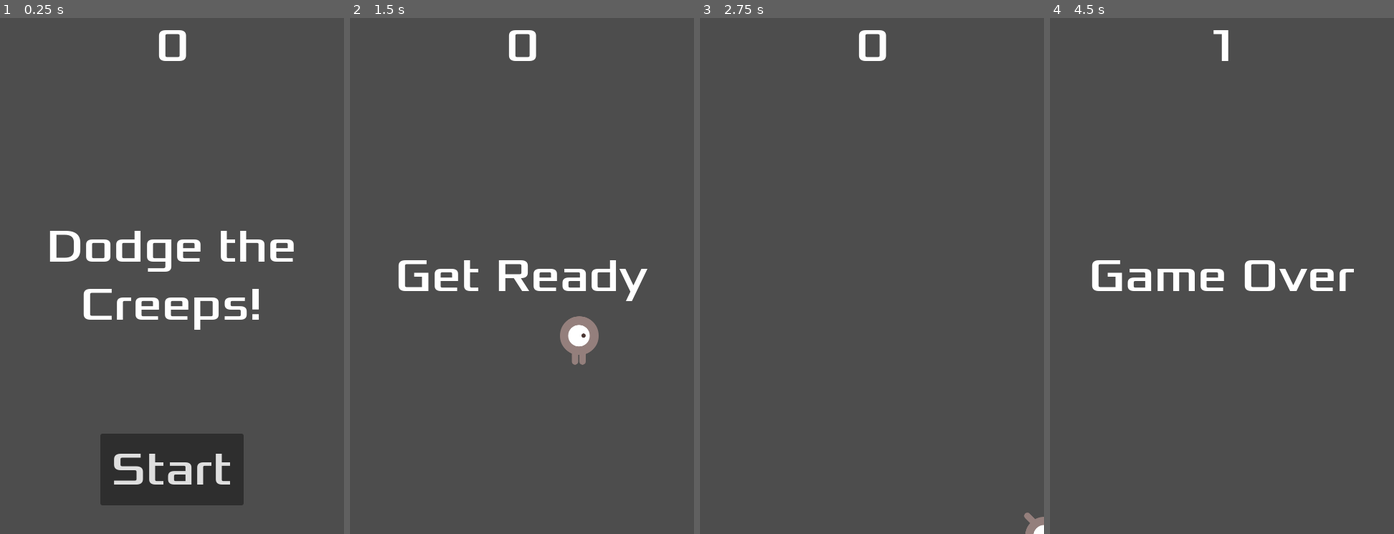
Above: before the commit, frames 1-4 (left to right).
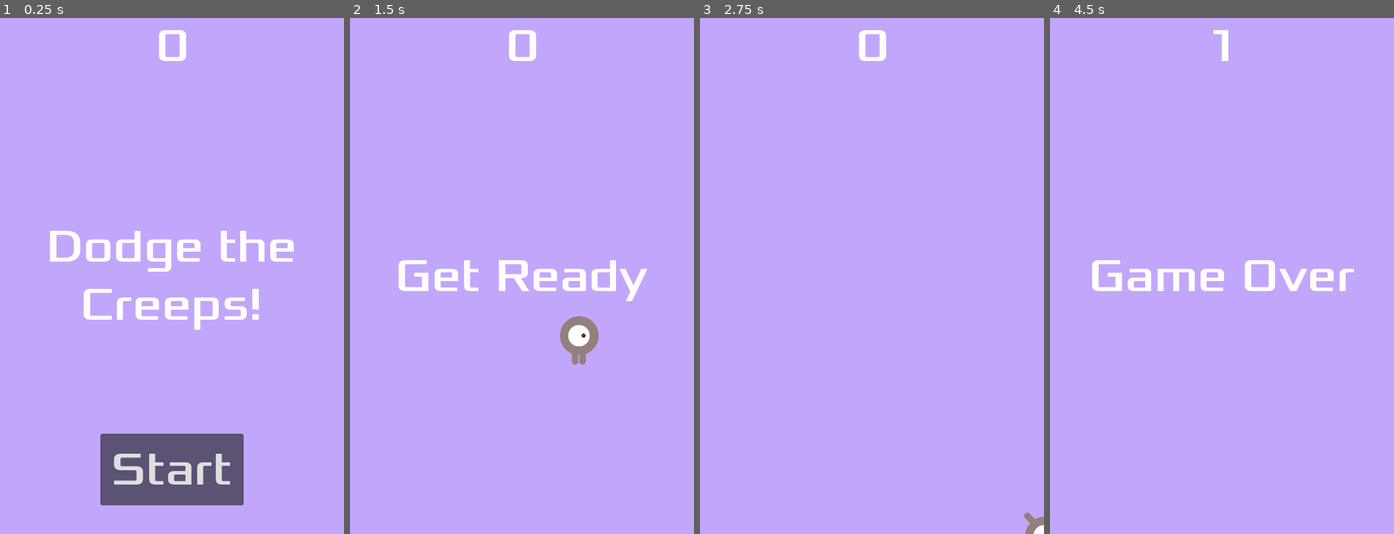
Above: after the commit, the same moments.

Repository: joverlee521/godot-2d-tutorial
Game: Godot game, scene res://main.tscn
Two runs of this game, one before a commit and one after it. Both use one fixed random seed, a clock stepped at 60 frames per second and the inputs below.
Inputs:
- Up to frame 1 (0.25 s): no input
- Up to frame 2 (1.5 s): click "Start" at 0.5 s; tap Enter at 1.25 s; hold Right (move_right) from 1.28 s (still down)
- Up to frame 3 (2.75 s): release Right (move_right) at 2.03 s; hold Down (move_down) from 2.03 s (still down)
- Up to frame 4 (4.5 s): release Down (move_down) at 2.78 s; hold Right (move_right) 2.78-3.53 s; hold Up (move_up) 3.53-4.28 s; hold Left (move_left) from 4.28 s (still down)

The runs differ from the first frame. In frame 1, 97% of the frame differs, in the area x 0-100%, y 0-100%; in frame 2, 98%; in frame 3, 100%; in frame 4, 98%.

Commit message:
Change background color

Diff:
--- a/main.tscn
+++ b/main.tscn
@@ -14,6 +14,14 @@
 [node name="Main" type="Node"]
 script = ExtResource("1_v7e3r")
 mob_scene = ExtResource("2_2s3gr")
+
+[node name="ColorRect" type="ColorRect" parent="."]
+anchors_preset = 15
+anchor_right = 1.0
+anchor_bottom = 1.0
+grow_horizontal = 2
+grow_vertical = 2
+color = Color(0.756863, 0.654902, 0.984314, 1)
 
 [node name="Player" parent="." instance=ExtResource("1_jdkqp")]
 
